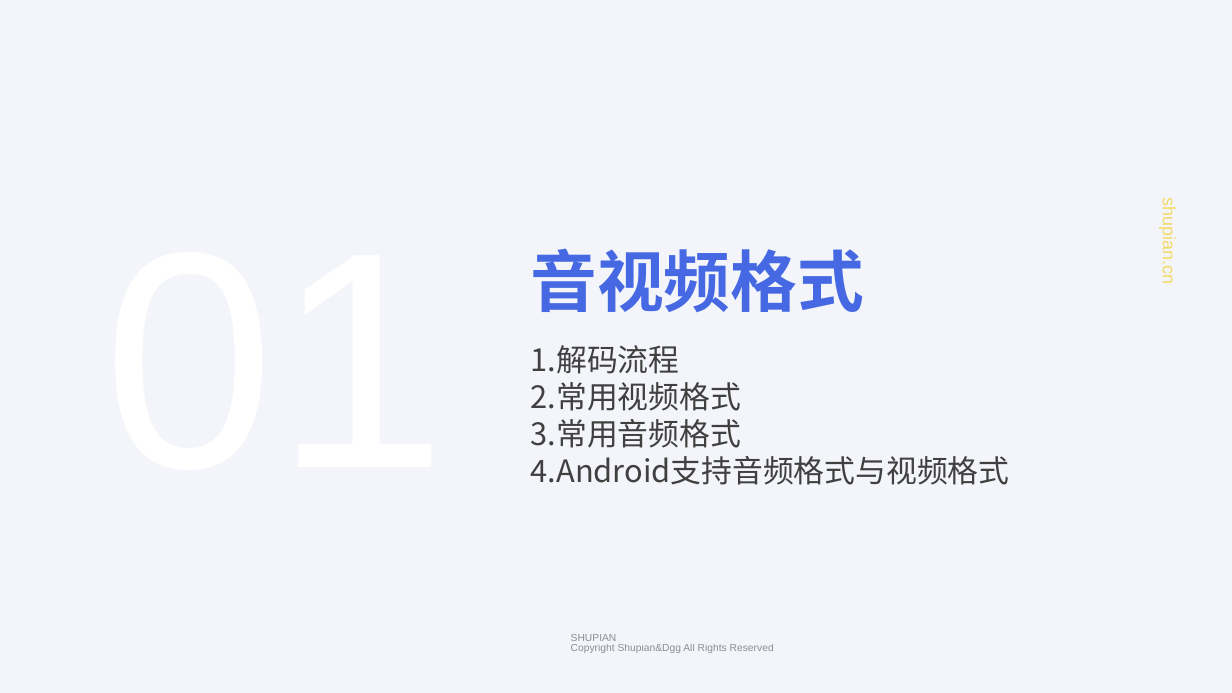
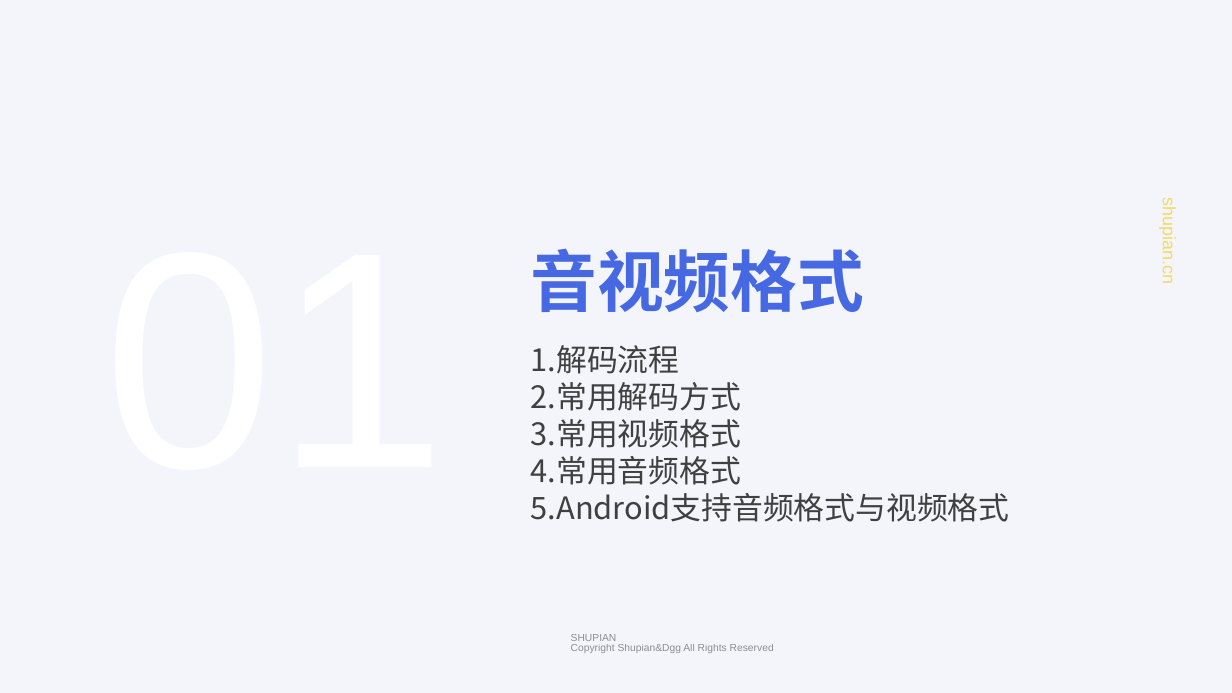
Before and after one commit to xiaowifi/MyNote, a slide deck: slide 3 of blogpage/content/posts/Android/音视频/培训/音视频原理简介.pptx. Drawn at 1232x693 pixels with LibreOffice and Linux fonts; fonts in the diff are those of the drawing; background and template pictures are left out. Boxes give left, top, right and bottom in pixels: in the first picture for what was removed or moved away, otherwise in the second. Text is boxed around its words. In the diff, an @@ line names an element or a change of style, - is before the commit and + after.

```diff
--- a/blogpage/content/posts/Android/音视频/培训/音视频原理简介.pptx
+++ b/blogpage/content/posts/Android/音视频/培训/音视频原理简介.pptx
@@ text at (531, 382, 1010, 522): text changed @@
-2.常用视频格式
-3.常用音频格式
-4.Android支持音频格式与视频格式
+2.常用解码方式
+3.常用视频格式
+4.常用音频格式
+5.Android支持音频格式与视频格式
```
Also in this commit, not shown: 1 other slide changed, 10 slides added.
